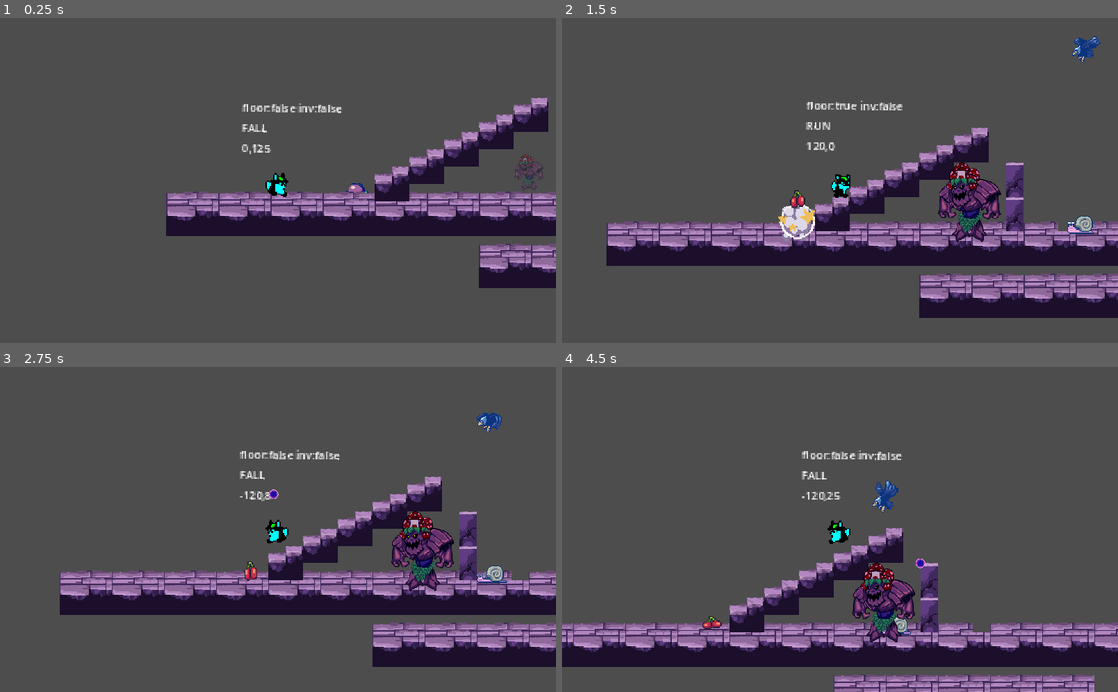
Above: before the commit, frames 1-4 (two rows, left to right).
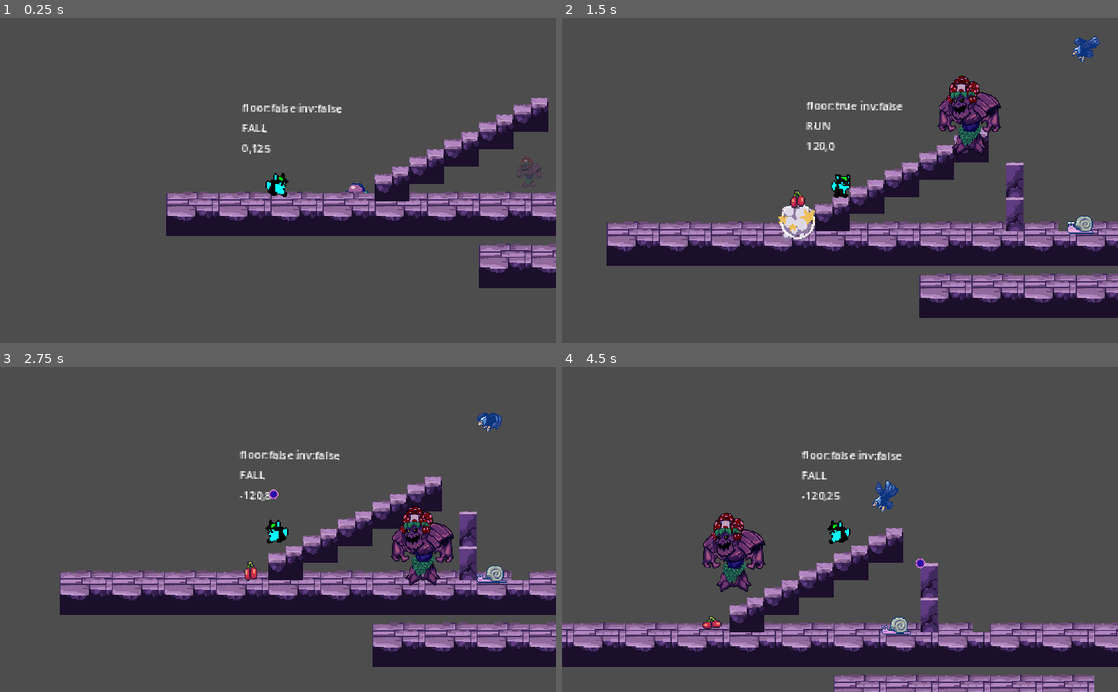
Above: after the commit, the same moments.

Repository: eugencic/PookieGame
Game: Godot game, scene res://level_base/level_base.tscn
Two runs of this game, one before a commit and one after it. Both use one fixed random seed, a clock stepped at 60 frames per second and the inputs below. The project has no main scene, so this scene is started directly.
Inputs (mouse positions are in pixels of both pictures, inside the frame that each line leads up to):
- Up to frame 1 (0.25 s): no input
- Up to frame 2 (1.5 s): move the mouse to (962, 164) at 0.52 s; hold D (right) from 0.53 s (still down); click (962, 164) at 0.6 s; tap Space (jump) at 0.77 s; move the mouse to (728, 196) at 1.27 s; click (728, 196) at 1.35 s
- Up to frame 3 (2.75 s): tap Space (jump) at 1.52 s; move the mouse to (333, 458) at 2.02 s; release D (right) at 2.03 s; hold A (left) from 2.03 s (still down); click (333, 458) at 2.1 s
- Up to frame 4 (4.5 s): move the mouse to (812, 594) at 2.77 s; release A (left) at 2.78 s; hold D (right) 2.78-4.28 s; click (812, 594) at 2.85 s; tap Space (jump) at 3.02, 3.77 s; move the mouse to (1006, 578) at 3.52 s; click (1006, 578) at 3.6 s; move the mouse to (673, 480) at 4.27 s; hold A (left) from 4.28 s (still down); click (673, 480) at 4.35 s

The runs differ from the first frame. In frame 1, 0.1% of the frame differs, in the area x 92-98%, y 41-53%; in frame 2, 3.3%; in frame 3, 1.6%; in frame 4, 3.4%, in the area x 25-64%, y 44-85%.

Commit message:
add state machine

Diff:
--- a/boss/boss.tscn
+++ b/boss/boss.tscn
@@ -48,7 +48,7 @@
 "times": PackedFloat32Array(0),
 "transitions": PackedFloat32Array(1),
 "update": 0,
-"values": [Vector2(0.01, 0.01)]
+"values": [Vector2(0.5, 0.5)]
 }
 tracks/1/type = "value"
 tracks/1/imported = false
@@ -173,13 +173,76 @@
 "pulse": SubResource("Animation_27euy")
 }
 
+[sub_resource type="AnimationNodeAnimation" id="AnimationNodeAnimation_ty45f"]
+animation = &"arrive"
+
+[sub_resource type="AnimationNodeAnimation" id="AnimationNodeAnimation_s3qrl"]
+animation = &"attack"
+
+[sub_resource type="AnimationNodeAnimation" id="AnimationNodeAnimation_kbpb4"]
+animation = &"hit"
+
+[sub_resource type="AnimationNodeAnimation" id="AnimationNodeAnimation_5urt4"]
+animation = &"initial_position"
+
+[sub_resource type="AnimationNodeAnimation" id="AnimationNodeAnimation_0vgkx"]
+animation = &"pulse"
+
+[sub_resource type="AnimationNodeStateMachineTransition" id="AnimationNodeStateMachineTransition_3mqp0"]
+switch_mode = 2
+advance_mode = 2
+
+[sub_resource type="AnimationNodeStateMachineTransition" id="AnimationNodeStateMachineTransition_nsspm"]
+switch_mode = 2
+advance_mode = 2
+advance_condition = &"on_trigger"
+
+[sub_resource type="AnimationNodeStateMachineTransition" id="AnimationNodeStateMachineTransition_h77kn"]
+switch_mode = 2
+advance_mode = 2
+
+[sub_resource type="AnimationNodeStateMachineTransition" id="AnimationNodeStateMachineTransition_h8bcc"]
+switch_mode = 2
+advance_mode = 2
+
+[sub_resource type="AnimationNodeStateMachineTransition" id="AnimationNodeStateMachineTransition_dh6ea"]
+switch_mode = 2
+advance_mode = 2
+
+[sub_resource type="AnimationNodeStateMachineTransition" id="AnimationNodeStateMachineTransition_o1jar"]
+advance_mode = 2
+advance_condition = &"on_hit"
+
+[sub_resource type="AnimationNodeStateMachineTransition" id="AnimationNodeStateMachineTransition_74y4n"]
+advance_mode = 2
+advance_condition = &"on_hit"
+
+[sub_resource type="AnimationNodeStateMachineTransition" id="AnimationNodeStateMachineTransition_e7387"]
+switch_mode = 2
+advance_mode = 2
+
+[sub_resource type="AnimationNodeStateMachine" id="AnimationNodeStateMachine_lm25d"]
+states/End/position = Vector2(1104, 225)
+states/Start/position = Vector2(127, 225)
+states/arrive/node = SubResource("AnimationNodeAnimation_ty45f")
+states/arrive/position = Vector2(538, 225)
+states/attack/node = SubResource("AnimationNodeAnimation_s3qrl")
+states/attack/position = Vector2(938, 153)
+states/hit/node = SubResource("AnimationNodeAnimation_kbpb4")
+states/hit/position = Vector2(916, 345)
+states/initial_position/node = SubResource("AnimationNodeAnimation_5urt4")
+states/initial_position/position = Vector2(283, 225)
+states/pulse/node = SubResource("AnimationNodeAnimation_0vgkx")
+states/pulse/position = Vector2(717, 153)
+transitions = ["Start", "initial_position", SubResource("AnimationNodeStateMachineTransition_3mqp0"), "initial_position", "arrive", SubResource("AnimationNodeStateMachineTransition_nsspm"), "arrive", "pulse", SubResource("AnimationNodeStateMachineTransition_h77kn"), "pulse", "attack", SubResource("AnimationNodeStateMachineTransition_h8bcc"), "attack", "pulse", SubResource("AnimationNodeStateMachineTransition_dh6ea"), "pulse", "hit", SubResource("AnimationNodeStateMachineTransition_o1jar"), "attack", "hit", SubResource("AnimationNodeStateMachineTransition_74y4n"), "hit", "pulse", SubResource("AnimationNodeStateMachineTransition_e7387")]
+
 [node name="Boss" type="Node2D"]
 
 [node name="Visual" type="Node2D" parent="."]
 
 [node name="Sprite2D" type="Sprite2D" parent="Visual"]
 position = Vector2(0, -35)
-scale = Vector2(0.01, 0.01)
+scale = Vector2(0.5, 0.5)
 texture = ExtResource("1_0s628")
 
 [node name="Area2D" type="Area2D" parent="Visual"]
@@ -204,3 +267,12 @@
 "": SubResource("AnimationLibrary_w215m")
 }
 autoplay = "arrive"
+
+[node name="AnimationTree" type="AnimationTree" parent="."]
+libraries = {
+"": SubResource("AnimationLibrary_w215m")
+}
+tree_root = SubResource("AnimationNodeStateMachine_lm25d")
+anim_player = NodePath("../AnimationPlayer")
+parameters/conditions/on_hit = false
+parameters/conditions/on_trigger = true
Not shown: 1 places in boss/boss.tscn that only renumber resources
